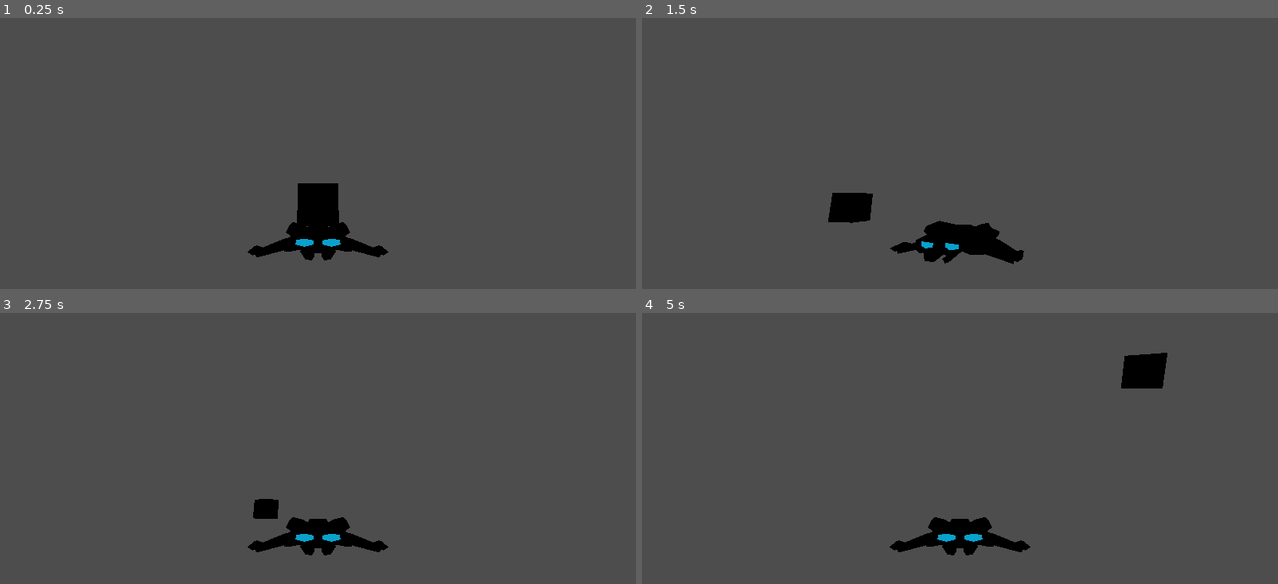
Above: before the commit, frames 1-4 (two rows, left to right).
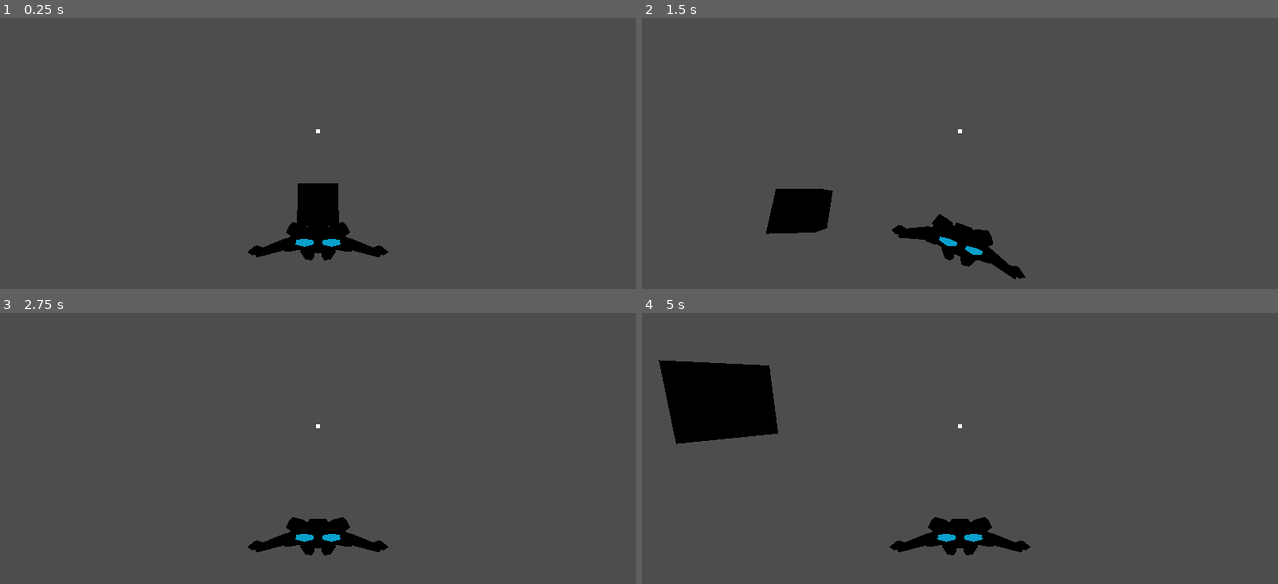
Above: after the commit, the same moments.

Repository: RyanRemer/ship_controller
Game: Godot game, scene res://main.tscn
The game is run twice, just before and just after one commit, with the same random seed, the same clock (stepped at 60 frames per second) and the same inputs.
Inputs (mouse positions are in pixels of both pictures, inside the frame that each line leads up to):
- Up to frame 1 (0.25 s): no input
- Up to frame 2 (1.5 s): tap Enter at 0.5 s; move the mouse to (1099, 112) at 0.52 s; hold Right (ui_right) 0.53-1.28 s; move the mouse to (832, 148) at 1.27 s; hold Down (ui_down) from 1.28 s (still down)
- Up to frame 3 (2.75 s): move the mouse to (381, 348) at 2.02 s; release Down (ui_down) at 2.03 s; hold Right (ui_right) from 2.03 s (still down)
- Up to frame 4 (5 s): move the mouse to (928, 497) at 2.77 s; release Right (ui_right) at 2.78 s; hold Up (ui_up) 2.78-3.53 s; move the mouse to (1150, 481) at 3.52 s; hold Left (ui_left) from 3.53 s (still down); move the mouse to (769, 372) at 4.27 s

The runs differ from the first frame. In frame 1, less than 0.1% of the frame differs, in the area x 49-51%, y 41-43%; in frame 2, 3.7%; in frame 3, 0.3%; in frame 4, 5.5%, in the area x 2-83%, y 14-49%.

Commit message:
controls v1

Diff:
--- a/main.tscn
+++ b/main.tscn
@@ -27,3 +27,16 @@
 [node name="Cube" type="MeshInstance3D" parent="."]
 transform = Transform3D(4, 0, 0, 0, 4, 0, 0, 0, 4, 0, 0, 19.715)
 mesh = SubResource("BoxMesh_c3ml8")
+
+[node name="CanvasLayer" type="CanvasLayer" parent="."]
+
+[node name="CenterContainer" type="CenterContainer" parent="CanvasLayer"]
+anchors_preset = 15
+anchor_right = 1.0
+anchor_bottom = 1.0
+grow_horizontal = 2
+grow_vertical = 2
+
+[node name="ColorRect" type="ColorRect" parent="CanvasLayer/CenterContainer"]
+custom_minimum_size = Vector2(8, 8)
+layout_mode = 2
--- a/player.gd
+++ b/player.gd
@@ -1,6 +1,6 @@
 extends CharacterBody3D
 
-@export var speed = 30.0;
+@export var speed = 15.0;
 @export var rotation_speed = 2 * PI;
 
 @onready var ship_body: Node3D = $ShipBody;
@@ -20,7 +20,7 @@
 	var thrust_amount = wasd.y;
 	var basis = Basis.IDENTITY;
 	basis = basis.rotated(Vector3.RIGHT, relative_mouse.y * PI / 2.0 * thrust_amount);
-	basis = basis.rotated(Vector3.UP, -relative_mouse.x * PI / 2.0 * thrust_amount);
+	basis = basis.rotated(Vector3.FORWARD, -relative_mouse.x * PI / 2.0 * thrust_amount);
 	basis = basis.orthonormalized();
 
 	basis = basis.scaled(ship_body.transform.basis.get_scale());
@@ -31,7 +31,7 @@
 
 	var wasd = Input.get_vector("ui_left", "ui_right", "ui_down", "ui_up");
 	var thrust_amount = wasd.y;
-	player_rotation.x += fmod(relative_mouse.x * rotation_speed * delta * thrust_amount, 2 * PI);
+	player_rotation.x += fmod(-relative_mouse.x * rotation_speed * delta * thrust_amount, 2 * PI);
 	player_rotation.y += fmod(relative_mouse.y * rotation_speed * delta * thrust_amount, 2 * PI);
 
 	var basis = Basis.IDENTITY;
